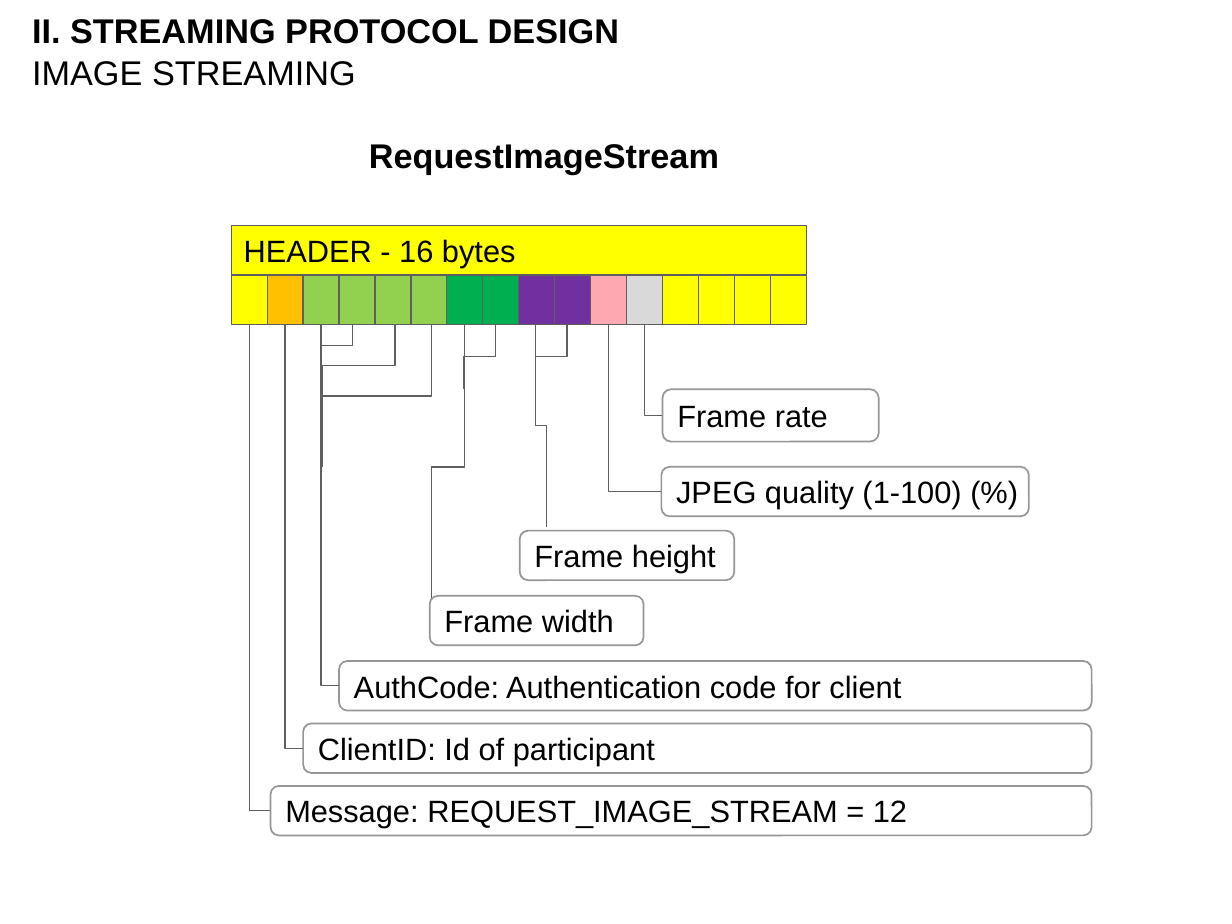
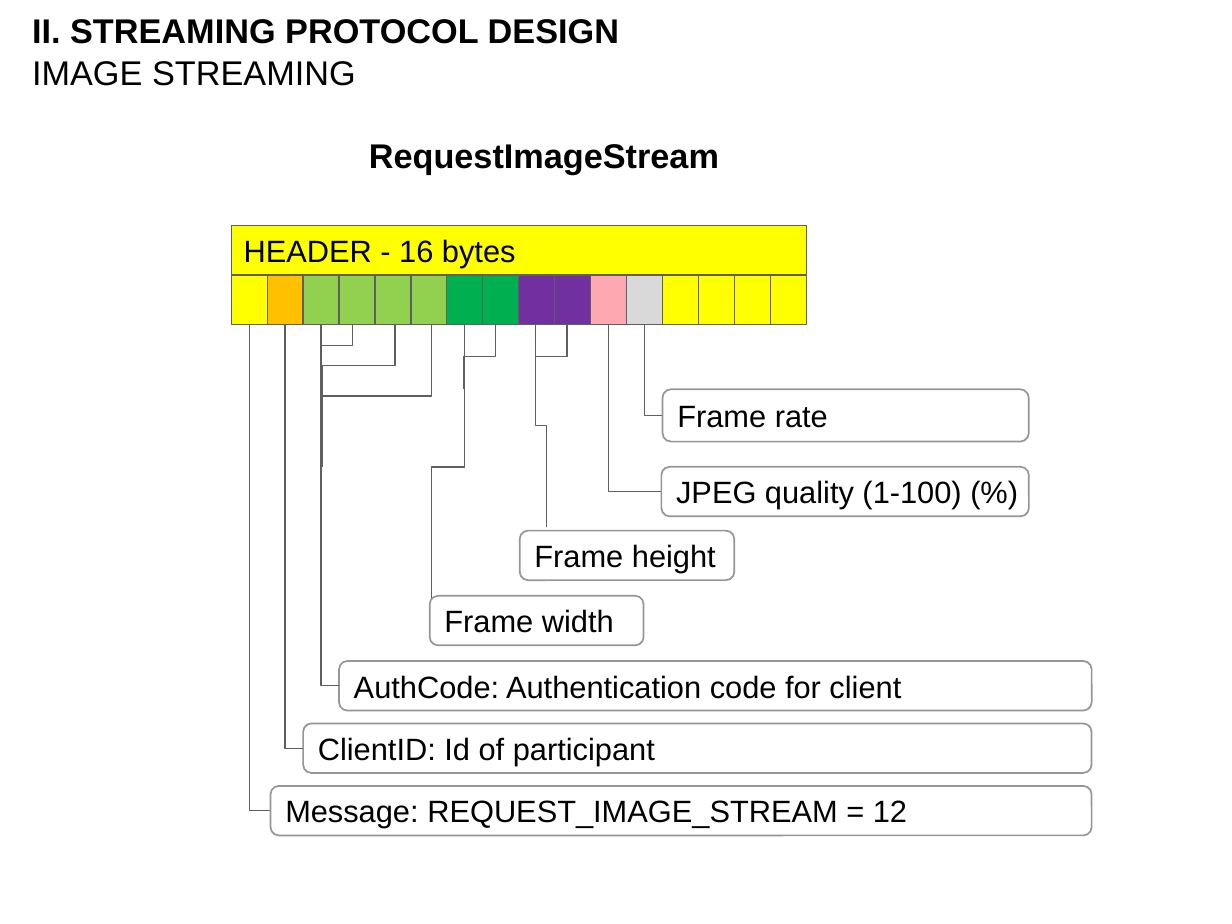
Before and after one commit to vietanhdev/gict-meeting, a slide deck: slide 23 of docs/VideoConf-v2.pptx. Drawn at 1232x924 pixels with LibreOffice and Linux fonts; fonts in the diff are those of the drawing; background and template pictures are left out. Boxes give left, top, right and bottom in pixels: in the first picture for what was removed or moved away, otherwise in the second. Text is boxed around its words. In the diff, an @@ line names an element or a change of style, - is before the commit and + after.

```diff
--- a/docs/VideoConf-v2.pptx
+++ b/docs/VideoConf-v2.pptx
@@ rounded rectangle "Frame rate": place and size @@
-rounded rectangle "Frame rate" at box(663, 389, 880, 442)
+rounded rectangle "Frame rate" at box(663, 389, 1029, 442)
```
Also in this commit, not shown: 17 other files.
